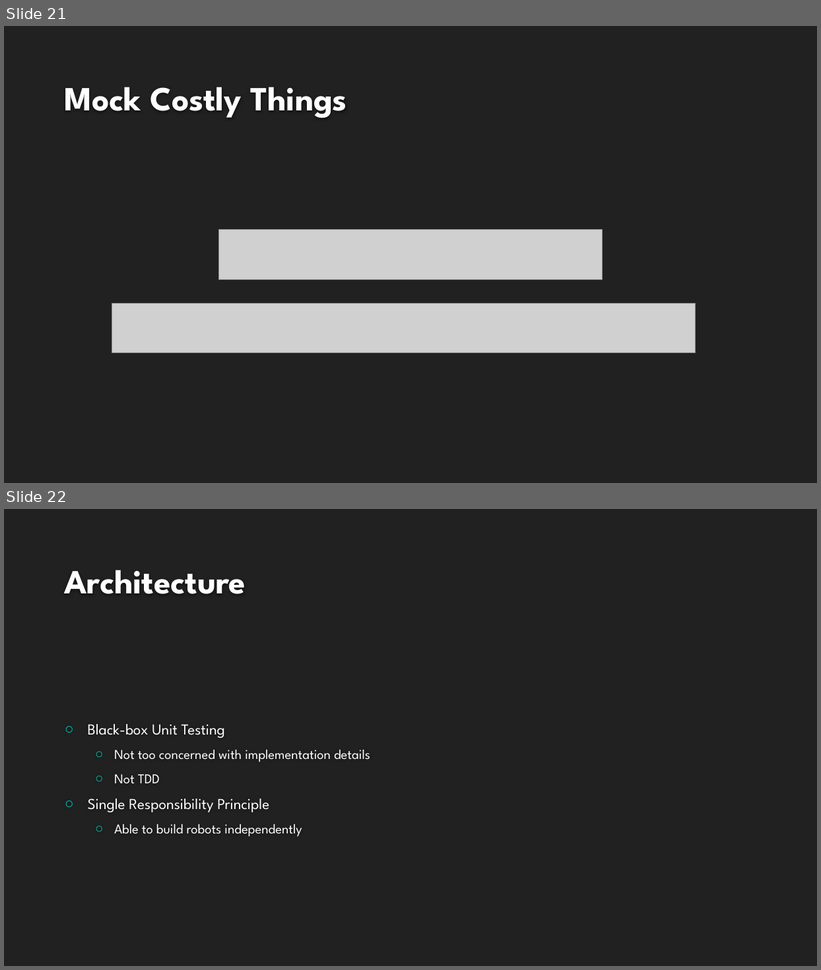
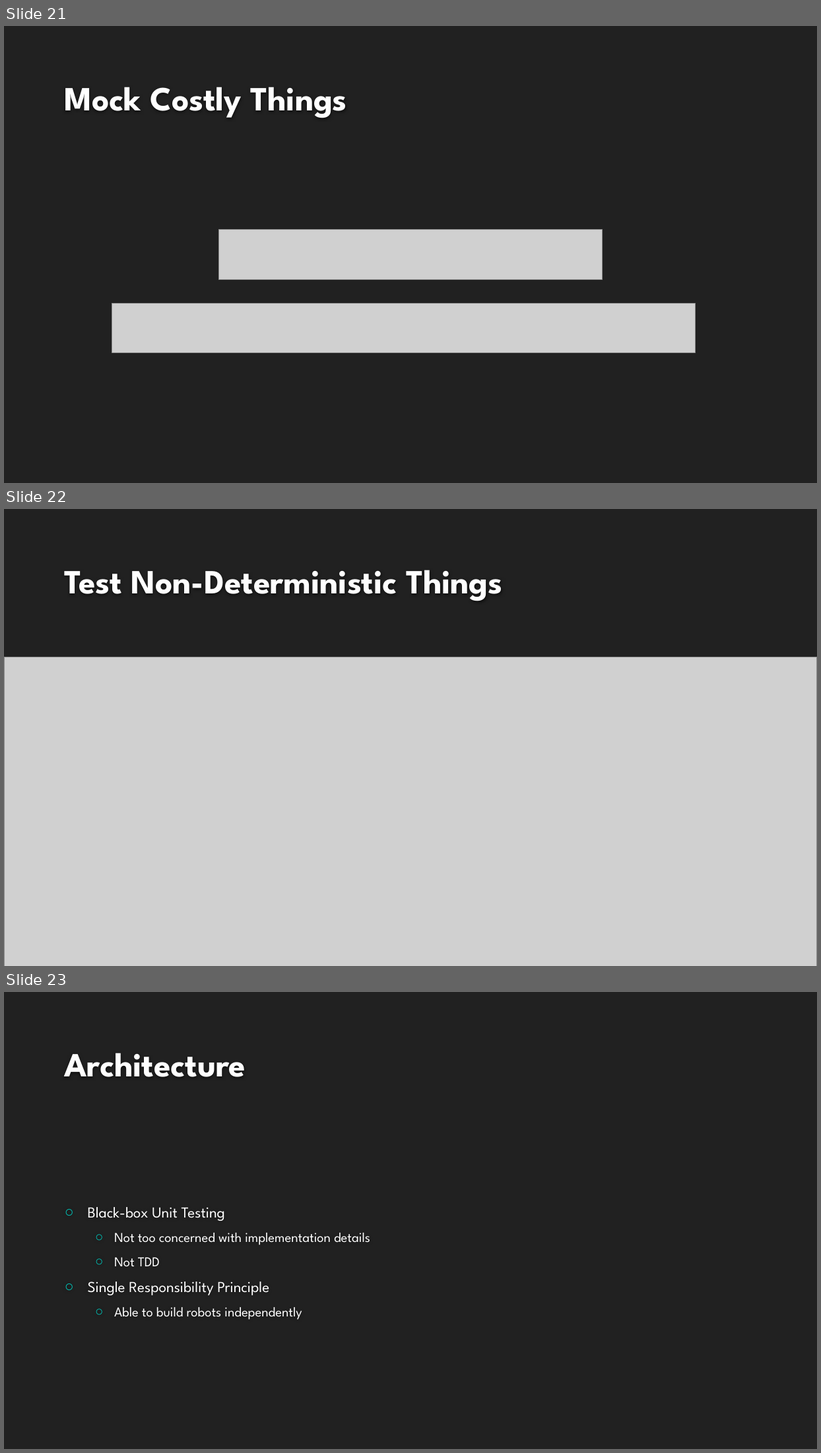
Before and after one commit to joeybrown-sf/tiles-presentation, a slide deck: Presentation.pptx. Shown one above the other, each under a label of ours: slides 21 and 22 before the commit, slides 21, 22 and 23 after it. The pictures are 821x970 and 821x1453 pixels, drawn with LibreOffice and Linux fonts; fonts in the diff are those of the drawing; grey boxes stand for pictures; background and template pictures are left out. Boxes give left, top, right and bottom in pixels: in the first picture for what was removed or moved away, otherwise in the second. Text is boxed around its words. In the diff, an @@ line names an element or a change of style, - is before the commit and + after.

Commit message:
non-deterministic things

```diff
--- a/Presentation.pptx
+++ b/Presentation.pptx
@@ slide 22 added at bbox=[4, 509, 817, 966], background #212121 @@
@@ title added at bbox=[64, 570, 503, 601], 40 pt, text #FEFEFE, bold @@
+Test Non-Deterministic Things
@@ picture added at bbox=[4, 657, 817, 966] @@
@@ what was slide 22 is now slide 23 @@
```
Also in this commit, not shown: 1 slide changed.
